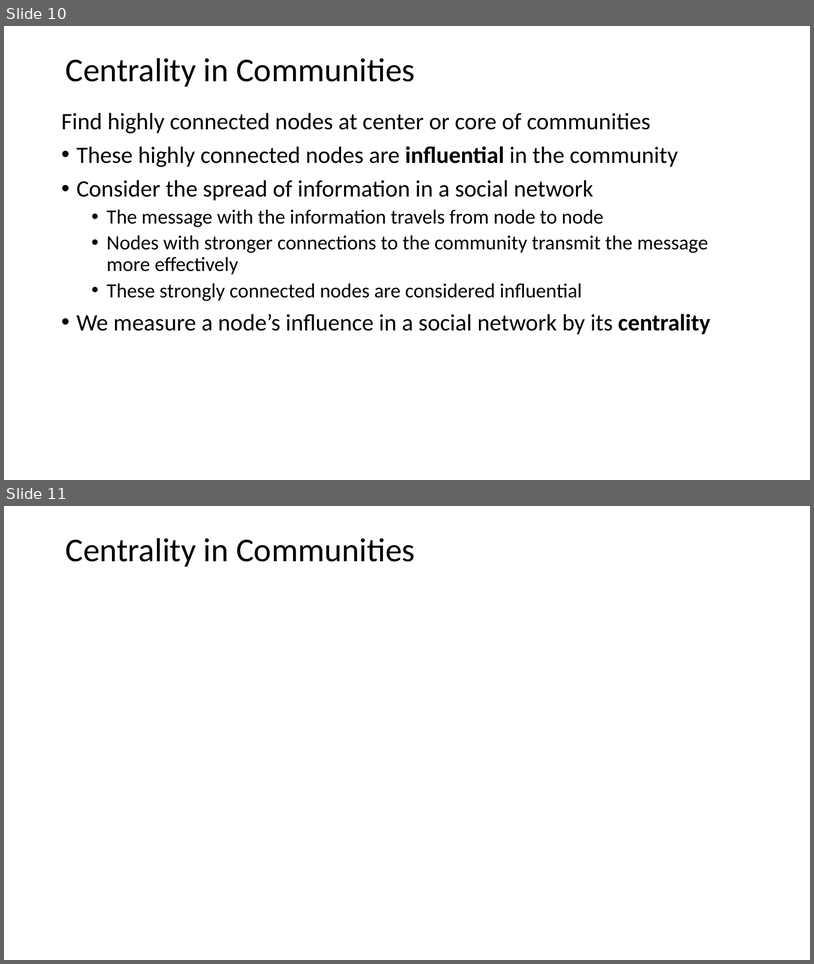
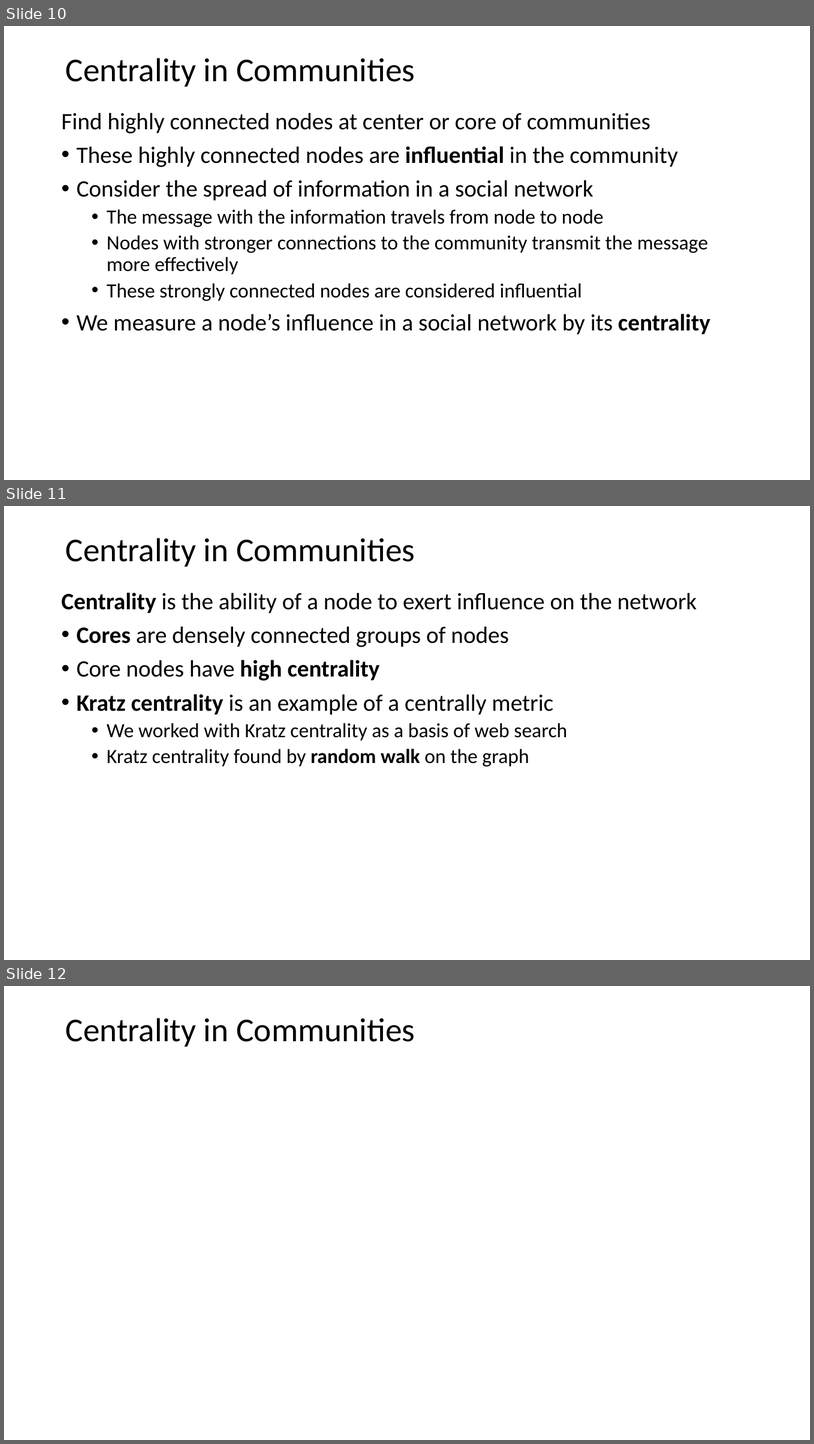
Before and after one commit to StephenElston/CSCI-E-108, a slide deck: slides/8_SocialNetworkAnalysis.pptx. Shown one above the other, each under a label of ours: slides 10 and 11 before the commit, slides 10, 11 and 12 after it. The pictures are 814x964 and 814x1444 pixels, drawn with LibreOffice and Linux fonts; fonts in the diff are those of the drawing; grey boxes stand for pictures. Boxes give left, top, right and bottom in pixels: in the first picture for what was removed or moved away, otherwise in the second. Text is boxed around its words. In the diff, an @@ line names an element or a change of style, - is before the commit and + after.

```diff
--- a/slides/8_SocialNetworkAnalysis.pptx
+++ b/slides/8_SocialNetworkAnalysis.pptx
@@ slide 11 added at bbox=[4, 506, 810, 960], background #FFFFFF @@
@@ title added at bbox=[65, 538, 415, 567], 39.6 pt, text #000000 @@
+Centrality in Communities
@@ text added at bbox=[62, 592, 698, 766], 28 pt, text #000000 @@
+Centrality is the ability of a node to exert influence on the network
+• Cores are densely connected groups of nodes
+• Core nodes have high centrality
+• Kratz centrality is an example of a centrally metric
+  • We worked with Kratz centrality as a basis of web search
+  • Kratz centrality found by random walk on the graph
@@ what was slide 11 is now slide 12 @@
```
Also in this commit, not shown: 4 slides changed, 1 slide removed.
